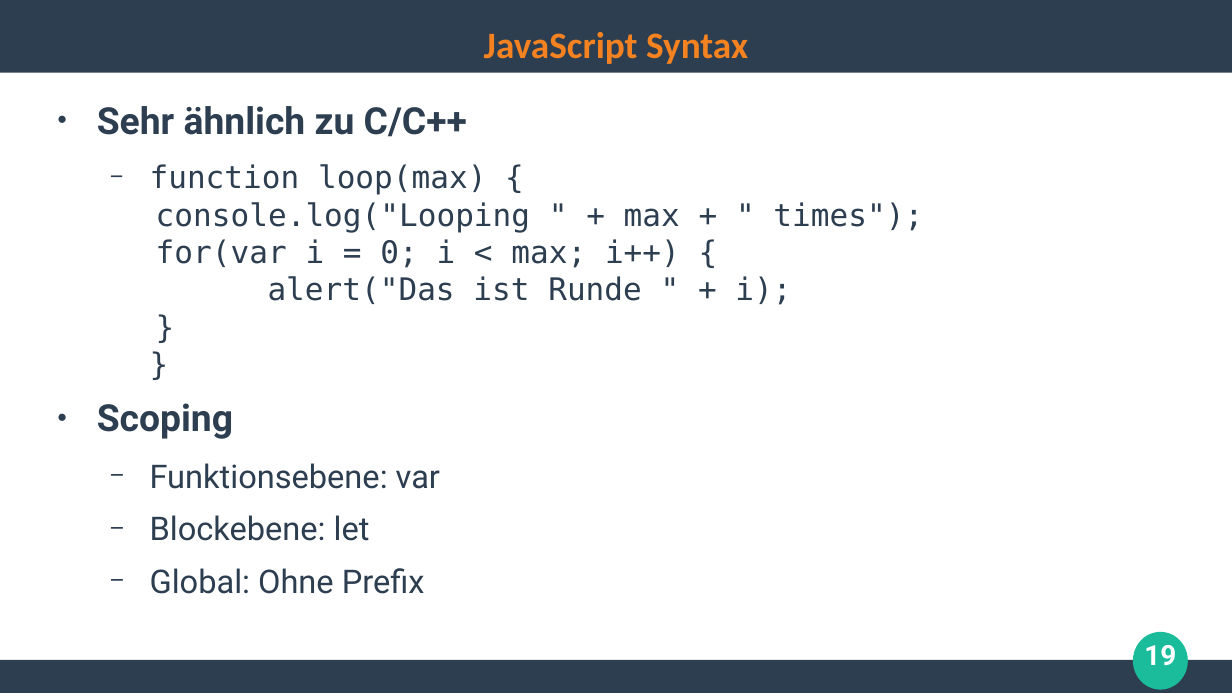
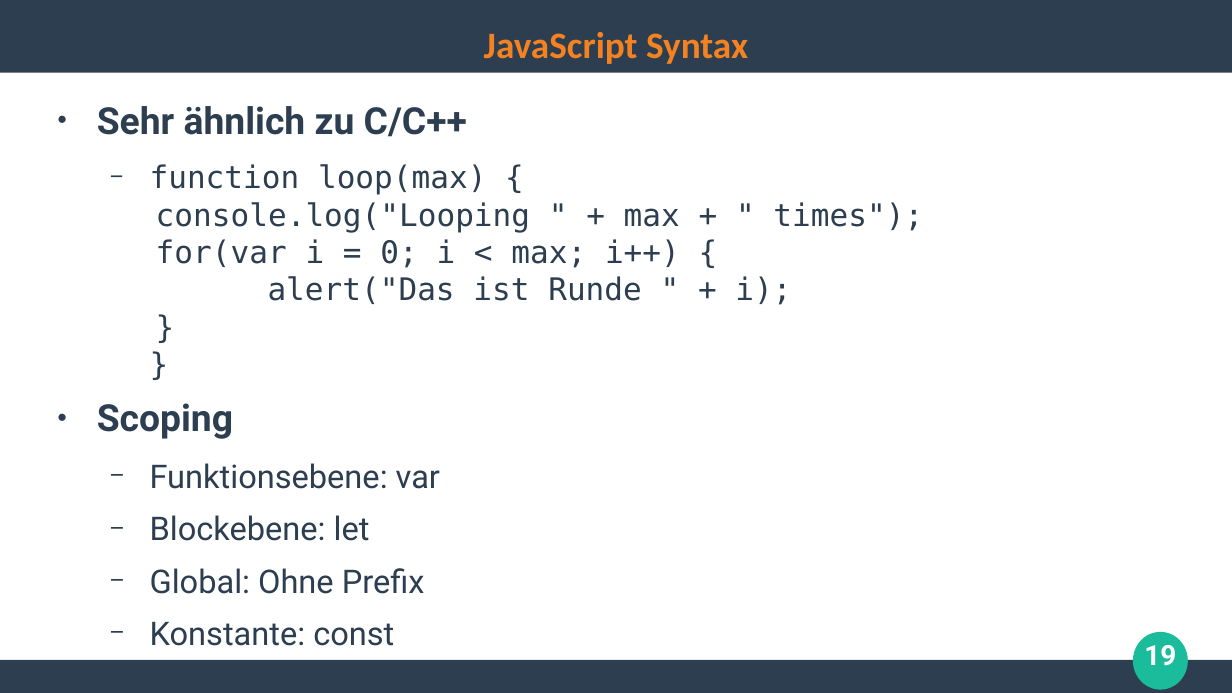
Before and after one commit to ghandmann/HS-AlbSig-WebAnwendungen2, a slide deck: slide 19 of Kapitel/01_Recap_HTML_CSS_JS.odp. Drawn at 1232x693 pixels with LibreOffice and Linux fonts; fonts in the diff are those of the drawing. Boxes give left, top, right and bottom in pixels: in the first picture for what was removed or moved away, otherwise in the second. Text is boxed around its words. In the diff, an @@ line names an element or a change of style, - is before the commit and + after.

```diff
--- a/Kapitel/01_Recap_HTML_CSS_JS.odp
+++ b/Kapitel/01_Recap_HTML_CSS_JS.odp
@@ text at (150, 622, 394, 646): paragraph added @@
+  − Konstante: const
```
Also in this commit, not shown: 1 other slide changed, 2 slides added.
